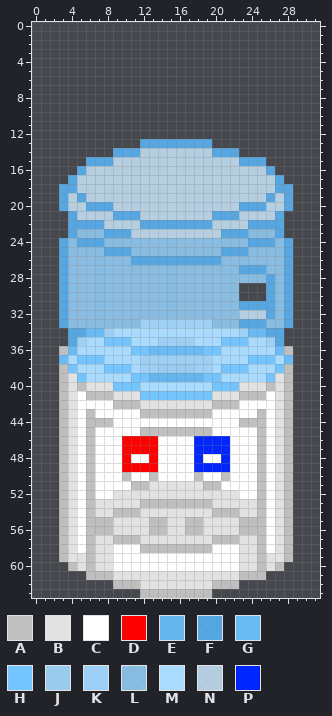
Pixel-art sprite -- OfficeDungeonCrawler/ExternalAssets/Sprites/WaterCooler.png. Above is the file before it was changed.
The file is 32x64 pixels.
Palette (. is transparent): A #bfbfbf  B #e2e2e2  C #ffffff  D #ff0000  E #64b4ee  F #59b9ffd4  G #6abaf4  H #74c4ff  J #98cbee  K #9dd0f4  L #97d4ffd4  M #a8dbff  N #cceaffd4  P #0026ff
Pixels before, first column x 3:
13 .........FFFFFFFF.........
14 ......FFFNNNNNNNNFFF......
15 ...FFFNNNNNNNNNNNNNNFFF...
16 ..FNNNNNNNNNNNNNNNNNNNNF..
17 .FNNNNNNNNNNNNNNNNNNNNNNF.
18 FFNNNNNNNNNNNNNNNNNNNNNNFF
19 FNFNNNNNNNNNNNNNNNNNNNNFNF
20 FNNFFFNNNNNNNNNNNNNNFFFNNF
21 .FNNNNFFFNNNNNNNNFFFNNNNF.
22 .FFFFNNNNFFFFFFFFNNNNFFFF.
23 .FLLLFFFNNNNNNNNNNFFFLLLF.
24 FLFFFLLLLLLLLLLLLLLLLFFFLF
25 FLLLLFFFLLLLLLLLLLFFFLLLLF
26 FLLLLLLLFFFFFFFFFFLLLLLLLF
27 FLLLLLLLLLLLLLLLLLLLFFFLLF
28 FLLLLLLLLLLLLLLLLLLLLLLFLF
29 FLLLLLLLLLLLLLLLLLLL...FLF
30 FLLLLLLLLLLLLLLLLLLL...FLF
31 FLLLLLLLLLLLLLLLLLLLFFFFLF
32 FLLLLLLLLLLLLLLLLLLLNNNFLF
33 FLLLLLLLLKKKKKKKKLLLFFFLLF
34 .FFGGKMMMMMMMMMMMMMMKGGFF.
35 .FKMMHHHMMMKKKKMMMHHHMMKF.
36 AGMMMMMMHHGGGGGGHHMMMMMMGA
37 GMHHHMMMMKKKKKKKKMMMMHHHMG
38 AHMMMHHHMKKJJJJKKMHHHMMMHA
39 ABHMMMMMHHEEEEEEHHMMMMMHBA
40 ABABBBHHHMMMMMMMMHHHBBBABA
41 ABCAAABBBHHHHHHHHBBBAAACBA
42 ABCCCCAAABBBBBBBBAAACCCCBA
43 ABCACCCCCAAAAAAAACCCCCACBA
44 ABCAAACCCCCCCCCCCCCCAAACBA
45 ABCACCCCCAAAAAAAACCCCCACBA
46 ABCACCCDDDDCCCCPPPPCCCACBA
47 ABCACCCDDDDCCCCPPPPCCCACBA
48 ABCACCCDCCDCCCCPCCPCCCACBA
49 ABCACCCDDDDCCCCPPPPCCCACBA
50 ABCACCCACCACCCCACCACCCACBA
51 ABCACCCCAABBBBBBAACCCCACBA
52 ABCACCBBBBBBBBBBBBBBCCACBA
53 ABCABBBBBAAAAAAAABBBBBACBA
54 ABCABBAAABBBBBBBBAAABBACBA
55 ABCAAABBBBAABBAABBBBAAACBA
56 ABCAAABBBBAABBAABBBBAAACBA
57 ABCABBAAABBBBBBBBAAABBACBA
58 ABCABBCCCAAAAAAAACCCBBACBA
59 ABBABBCCCCCCCCCCCCCCBBABBA
60 .ABABBCCCCCCCCCCCCCCBBABA.
61 ...AAABBBBBBBBBBBBBBAAA...
62 ......AAABBBBBBBBAAA......
63 .........AAAAAAAA.........
Once edited:
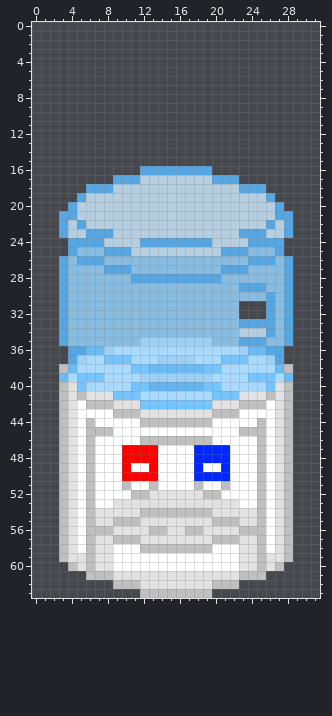
Changes in this commit:
Changed rows in their new state; - is an unchanged pixel.
first column x 3:
13 ---------........---------
14 ------..............------
15 ---....................---
16 --.......FFFFFFFF.......--
17 -.....FFF--------FFF.....-
18 ...FFF--------------FFF...
19 ..----------------------..
20 .F-NNN--------------NNN-F.
21 F-----NNN--------NNN-----F
22 FN-NN----NNNNNNNN----NN-NF
23 FNNFF-NN----------NN-FFNNF
24 .F---NNNNFFFFFFFFNNNN---F.
25 .F------NNNNNNNNNN------F.
26 --FFF---LLLLLLLLLL---FFF--
27 -----FFF----------FF-LL---
28 --------FFFFFFFFFF-----L--
29 --------------------FFFL--
30 --------------------LLL---
31 --------------------...---
32 --------------------...---
33 ---------LLLLLLLL------F--
34 FLLLLLLLLLLLLLLLLLLLNNN-LF
35 FLLLLLLLLKK----KKLLLFFFLLF
36 .FFGGK--MMMMMMMMMM--KGGFF.
37 .FKMMHHH-MM----MM-HHHMMKF.
38 -G---MMMHHGGGGGGHHMMM---G-
39 GM-HH---MKKKKKKKKM---HH-MG
40 --HMMMMM-HEEEEEEH-MMMMMH--
41 --ABBBHHHMMMMMMMMHHHBBBA--
42 ---AAABBBHHHHHHHHBBBAAA---
43 ---C--AAABBBBBBBBAAA--C---
44 ----CC---AAAAAAAA---CC----
45 ----AA---CCCCCCCC---AA----
46 -------CCAAAAAAAACC-------
48 --------DD------PP--------
49 --------CC------CC--------
50 -------DDDD----PPPP-------
51 -------ACCACCCCACCA-------
52 ------CCAA------AACC------
53 ----CC---BBBBBBBB---CC----
54 ------BBBAAAAAAAABBB------
55 ----BBAAA-BB--BB-AAABB----
Where, in picture pixels (left, top, right, bottom), the same in both pictures:
changed: (59, 139, 293, 526)
